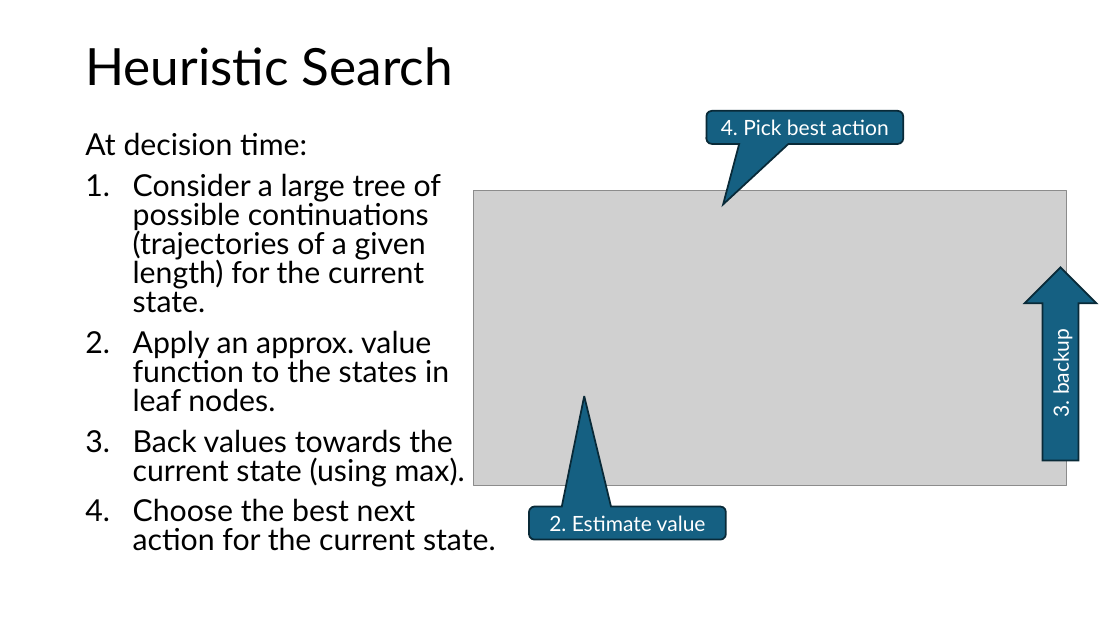
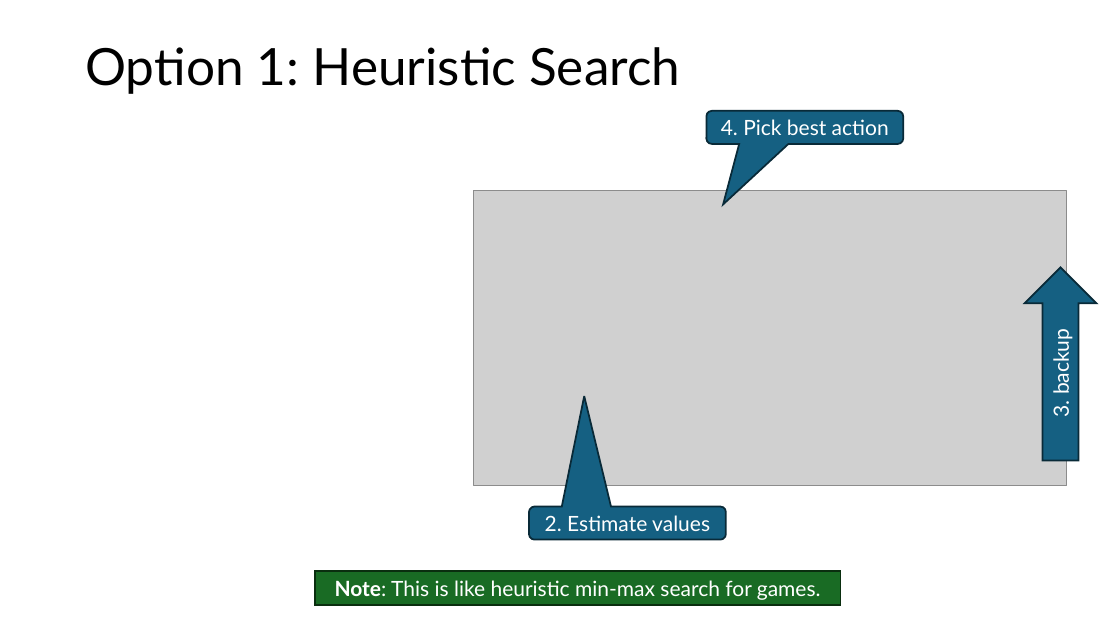
Before and after one commit to mhahsler/Introduction_to_Reinforcement_Learning, a slide deck: slide 13 of slides/Lecture_Chapter08.pptx (slide 15 before the commit). Drawn at 1120x630 pixels with LibreOffice and Linux fonts; fonts in the diff are those of the drawing; grey boxes stand for pictures. Boxes give left, top, right and bottom in pixels: in the first picture for what was removed or moved away, otherwise in the second. Text is boxed around its words. In the diff, an @@ line names an element or a change of style, - is before the commit and + after.

```diff
--- a/slides/Lecture_Chapter08.pptx
+++ b/slides/Lecture_Chapter08.pptx
@@ title at box(85, 47, 680, 94): text changed @@
-Heuristic Search
+Option 1: Heuristic Search
@@ text removed at box(85, 132, 496, 551) @@
-At decision time:
-1. Consider a large tree of possible continuations (trajectories of a given length) for the current state.
-2. Apply an approx. value function to the states in leaf nodes.
-3. Back values towards the current state (using max).
-4. Choose the best next action for the current state.
@@ text in rounded speech box at box(545, 515, 710, 531): text changed @@
-2. Estimate value
+2. Estimate values
@@ rectangle added at box(315, 571, 841, 605), fill #196B24, outline #0B2F10 1.5 pt, 18 pt, text #FFFFFF @@
+Note: This is like heuristic min-max search for games.
```
Also in this commit, not shown: 16 other slides changed, 3 slides removed, 5 other files.
